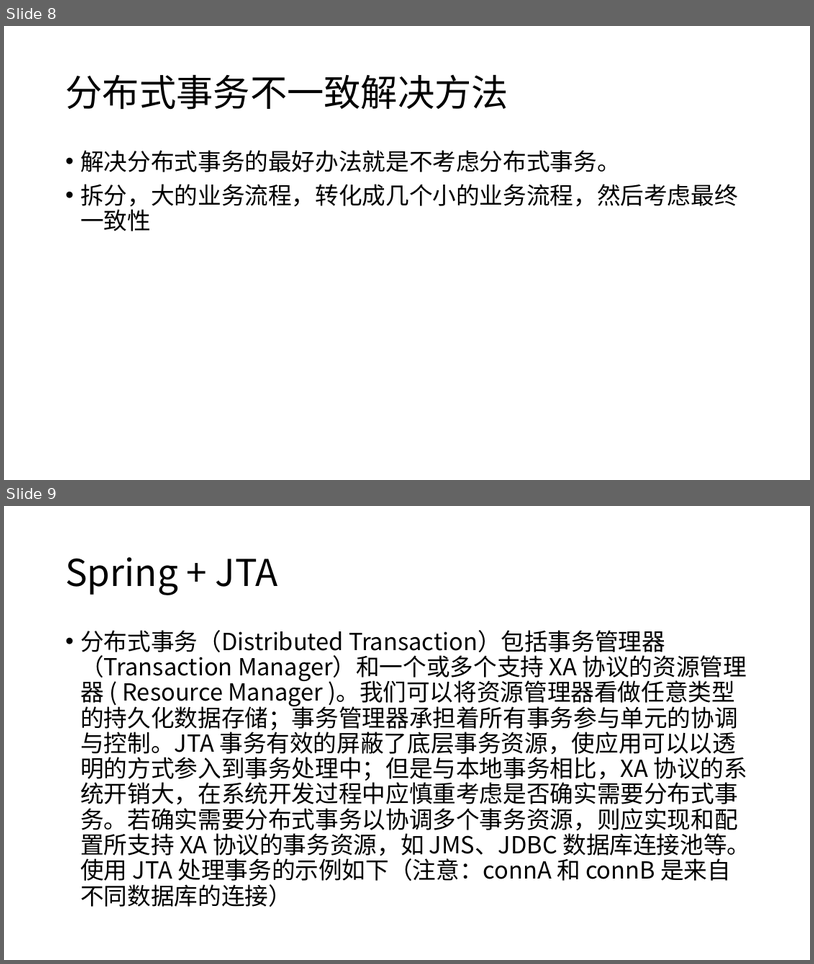
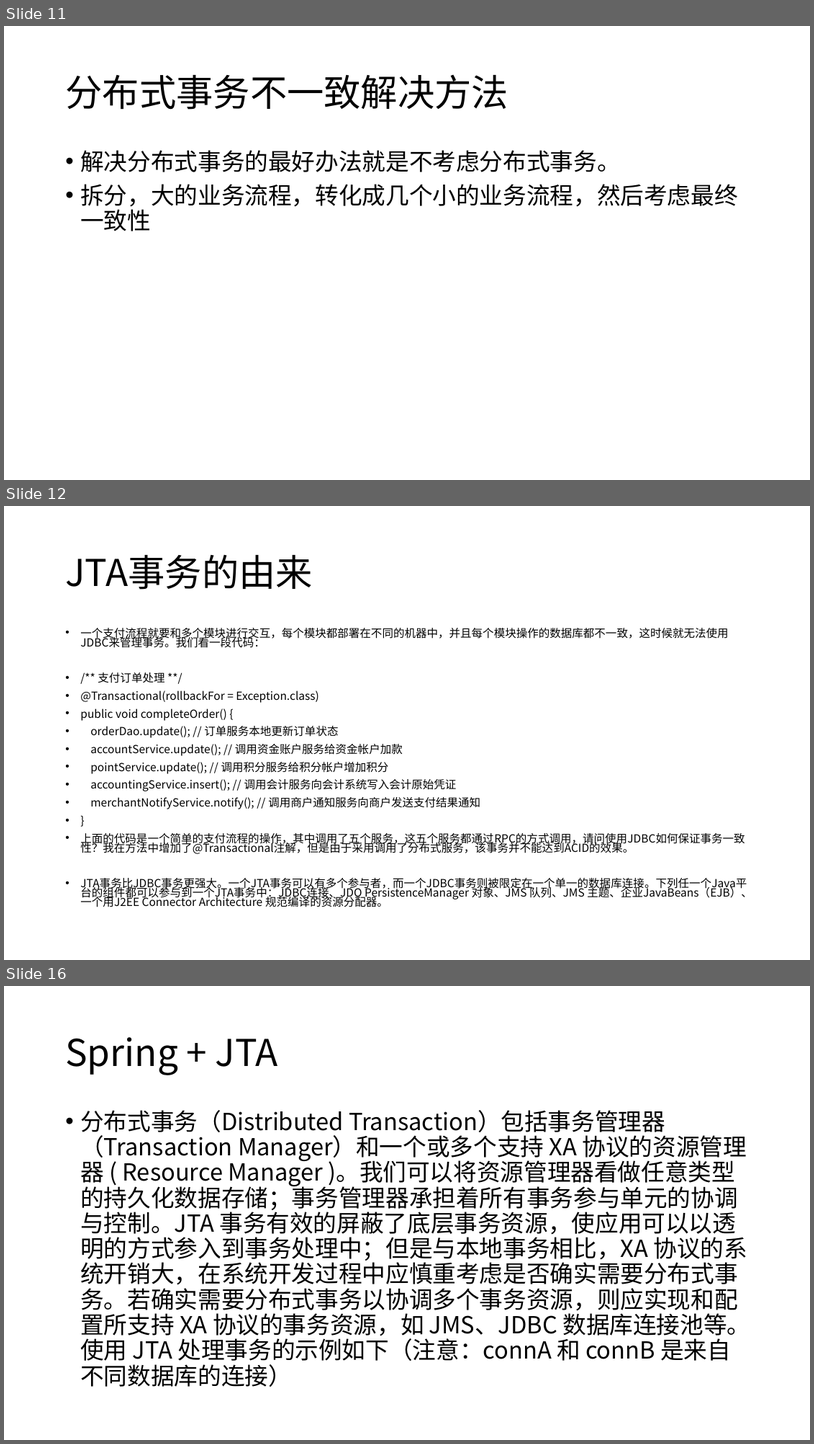
Before and after one commit to courage89/xa_presentation, a slide deck: 分布式事务.pptx. Shown one above the other, each under a label of ours: slides 8 and 9 before the commit, slides 11, 12 and 16 after it; the slides between them are not shown. The pictures are 814x964 and 814x1444 pixels, drawn with LibreOffice and Linux fonts; fonts in the diff are those of the drawing. Boxes give left, top, right and bottom in pixels: in the first picture for what was removed or moved away, otherwise in the second. Text is boxed around its words. In the diff, an @@ line names an element or a change of style, - is before the commit and + after.

```diff
--- a/分布式事务.pptx
+++ b/分布式事务.pptx
@@ slide 12 added at [4, 506, 810, 960], background #FFFFFF @@
@@ title added at [65, 555, 313, 590], 44 pt, text #000000 @@
+JTA事务的由来
@@ text added at [80, 628, 753, 907], 13.3 pt, text #000000 @@
+• 一个支付流程就要和多个模块进行交互，每个模块都部署在不同的机器中，并且每个模块操作的数据库都不一致，这时候就无法使用JDBC来管理事务。我们看一段代码：
+• /** 支付订单处理 **/
+• @Transactional(rollbackFor = Exception.class)
+• public void completeOrder() {
+• orderDao.update(); // 订单服务本地更新订单状态
+• accountService.update(); // 调用资金账户服务给资金帐户加款
+• pointService.update(); // 调用积分服务给积分帐户增加积分
+• accountingService.insert(); // 调用会计服务向会计系统写入会计原始凭证
+• merchantNotifyService.notify(); // 调用商户通知服务向商户发送支付结果通知
+• }
+• 上面的代码是一个简单的支付流程的操作，其中调用了五个服务，这五个服务都通过RPC的方式调用，请问使用JDBC如何保证事务一致性？我在方法中增加了@Transactional注解，但是由于采用调用了分布式服务，该事务并不能达到ACID的效果。
+• JTA事务比JDBC事务更强大。一个JTA事务可以有多个参与者，而一个JDBC事务则被限定在一个单一的数据库连接。下列任一个Java平台的组件都可以参与到一个JTA事务中：JDBC连接、JDO PersistenceManager 对象、JMS 队列、JMS 主题、企业JavaBeans（EJB）、一个用J2EE Connector Architecture 规范编译的资源分配器。
@@ what was slide 8 is now slide 11 @@
@@ what was slide 9 is now slide 16 @@
```
Also in this commit, not shown: 2 slides changed, 7 other slides added.
